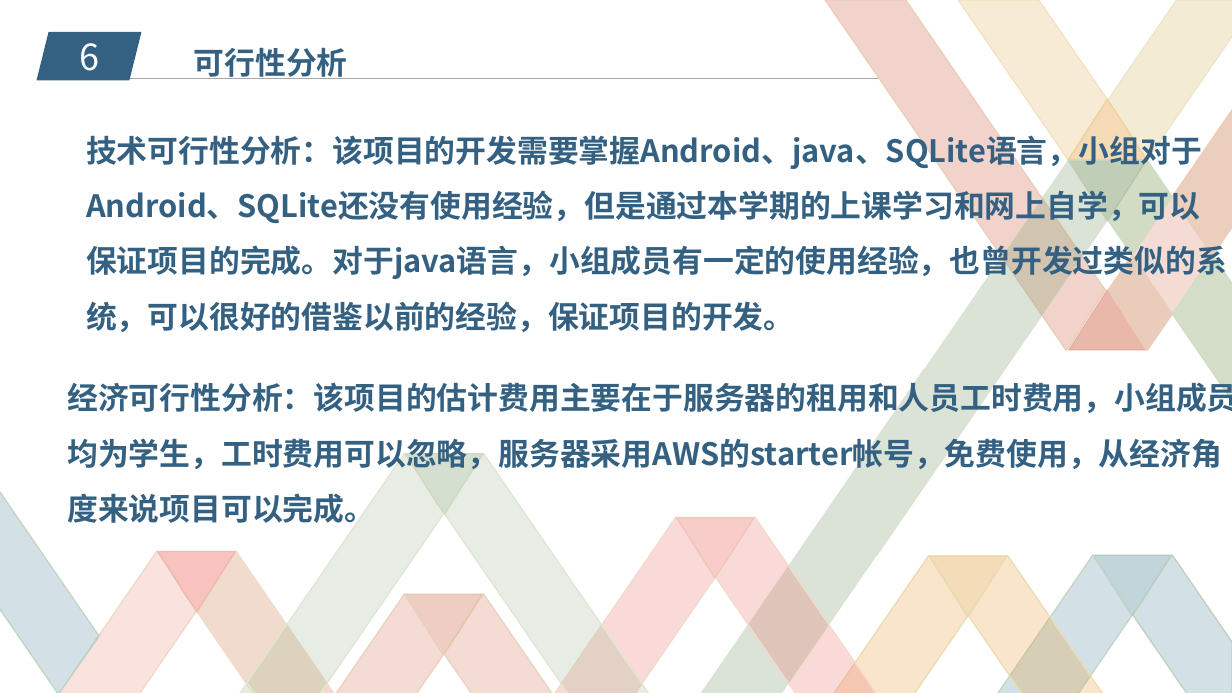
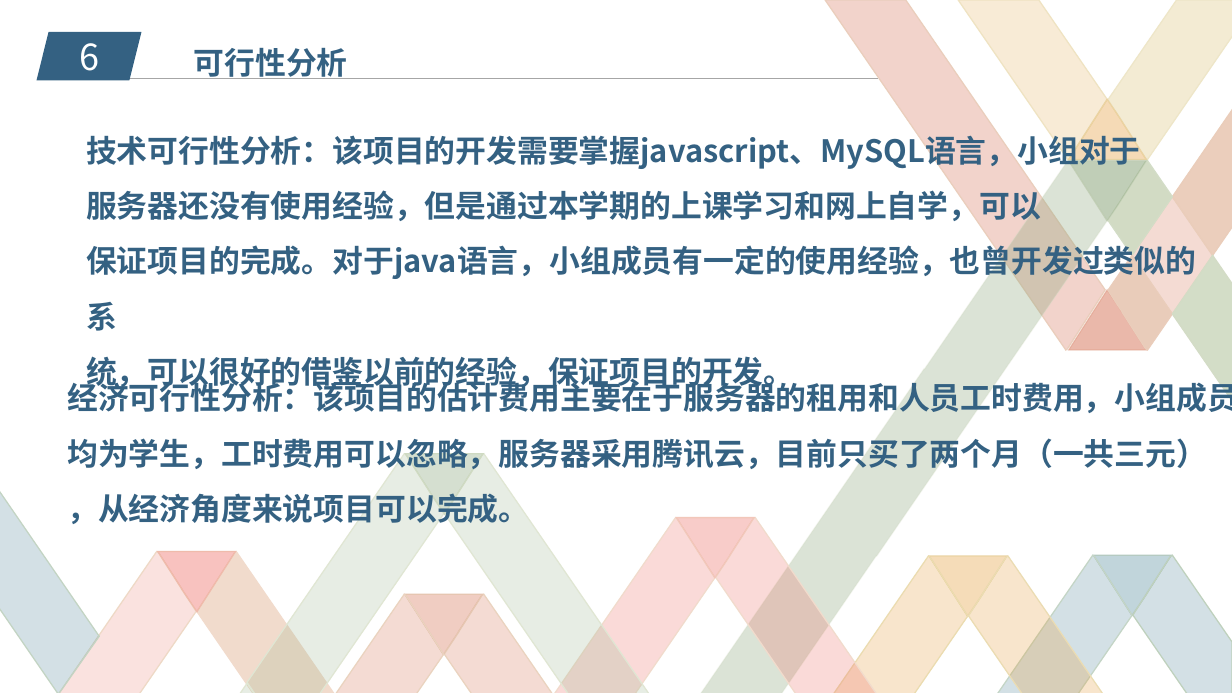
Before and after one commit to zucccxy/project, a slide deck: slide 10 of SE2017秋-G02-项目介绍-招聘系统update.pptx. Drawn at 1232x693 pixels with LibreOffice and Linux fonts; fonts in the diff are those of the drawing; background and template pictures are left out. Boxes give left, top, right and bottom in pixels: in the first picture for what was removed or moved away, otherwise in the second. Text is boxed around its words. In the diff, an @@ line names an element or a change of style, - is before the commit and + after.

```diff
--- a/SE2017秋-G02-项目介绍-招聘系统update.pptx
+++ b/SE2017秋-G02-项目介绍-招聘系统update.pptx
@@ text at (86, 130, 1141, 226): text changed @@
-技术可行性分析：该项目的开发需要掌握Android、java、SQLite语言，小组对于
-Android、SQLite还没有使用经验，但是通过本学期的上课学习和网上自学，可以
+技术可行性分析：该项目的开发需要掌握javascript、MySQL语言，小组对于
+服务器还没有使用经验，但是通过本学期的上课学习和网上自学，可以
@@ text at (67, 433, 1207, 524): text changed @@
-均为学生，工时费用可以忽略，服务器采用AWS的starter帐号，免费使用，从经济角
-度来说项目可以完成。
+均为学生，工时费用可以忽略，服务器采用腾讯云，目前只买了两个月（一共三元）
+，从经济角度来说项目可以完成。
```
Also in this commit, not shown: 4 other slides changed, 9 other files.
